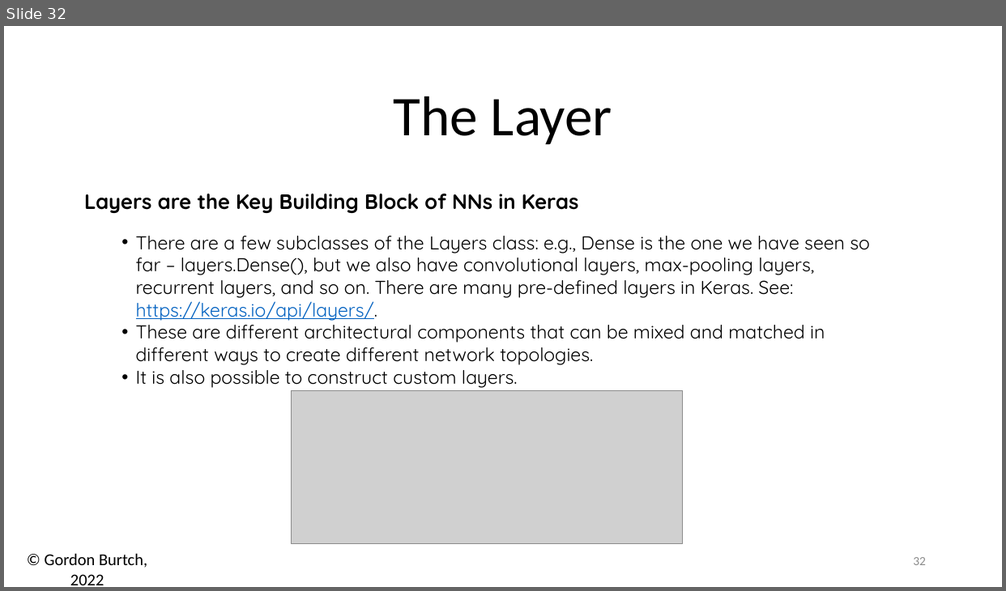
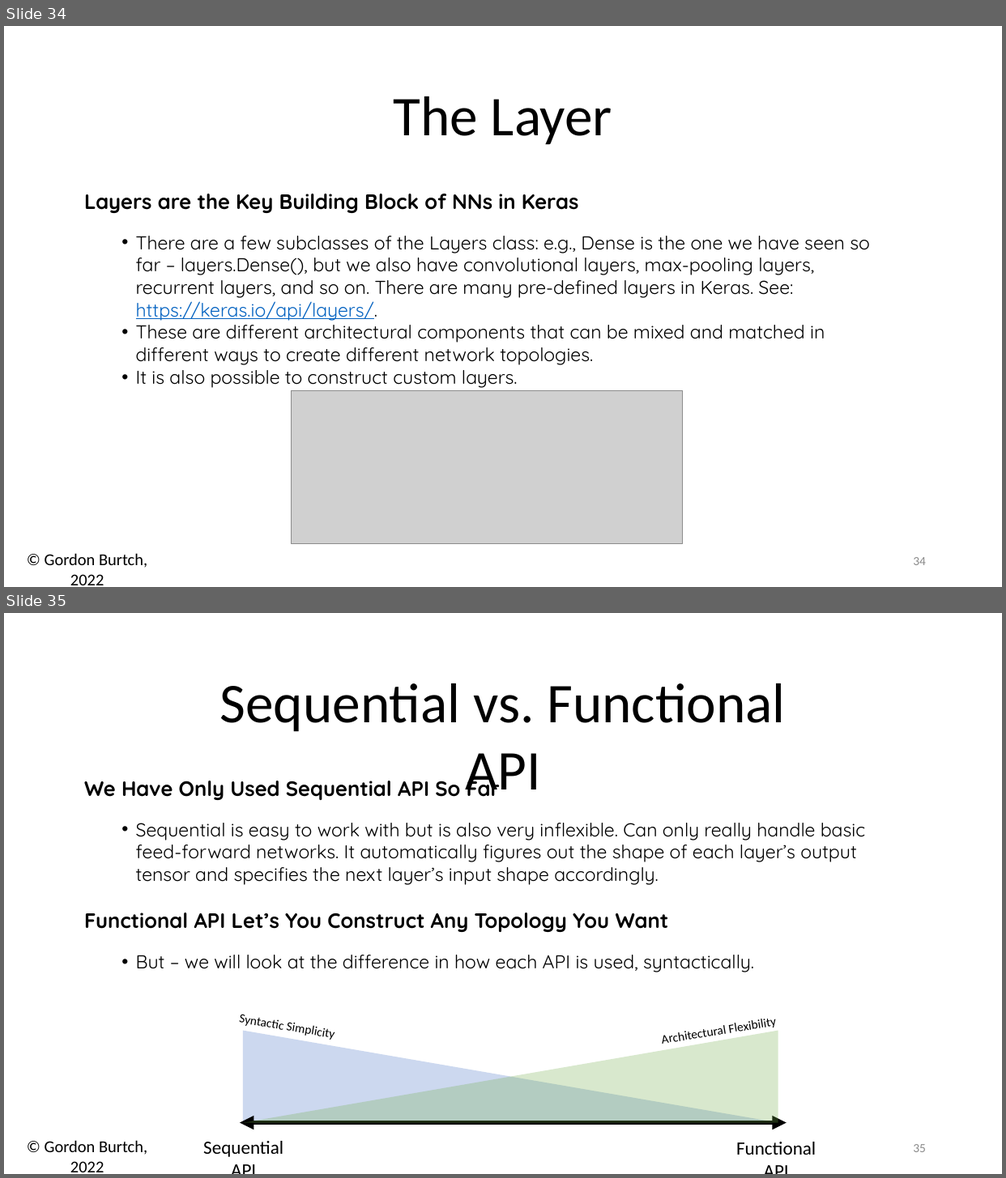
Before and after one commit to zizgao/BA865-2022, a slide deck: Week 2/02 - Math & Keras.pptx. Shown one above the other, each under a label of ours: slide 32 before the commit, slides 34 and 35 after it. The pictures are 1006x591 and 1006x1178 pixels, drawn with LibreOffice and Linux fonts; fonts in the diff are those of the drawing; grey boxes stand for pictures. Boxes give left, top, right and bottom in pixels: in the first picture for what was removed or moved away, otherwise in the second. Text is boxed around its words. In the diff, an @@ line names an element or a change of style, - is before the commit and + after.

```diff
--- a/Week 2/02 - Math & Keras.pptx
+++ b/Week 2/02 - Math & Keras.pptx
@@ slide 35 added at (4, 613, 1002, 1174), background #FFFFFF; not listed: 1 template element that a slide beside it also shows @@
@@ text added at (220, 683, 785, 797), 54 pt, text #000000 @@
+Sequential vs. Functional API
@@ text added at (84, 774, 865, 973), 18 pt, text #000000 @@
+We Have Only Used Sequential API So Far
+  • Sequential is easy to work with but is also very inflexible. Can only really handle basic feed-forward networks. It automatically figures out the shape of each layer’s output tensor and specifies the next layer’s input shape accordingly.
+Functional API Let’s You Construct Any Topology You Want
+  • But – we will look at the difference in how each API is used, syntactically.
@@ group added at (203, 1003, 816, 1157): 4 texts, 2 right triangles, 1 double arrow @@
+Functional API
+Sequential API
+Architectural Flexibility
+Syntactic Simplicity
@@ page number added at (913, 1144, 926, 1152), 12 pt, text #8C8C8C @@
+35
@@ what was slide 32 is now slide 34 @@
@@ page number at (913, 557, 926, 565): text changed @@
-32
+34
```
Also in this commit, not shown: 2 slides changed, 8 other slides added, 5 other files.
